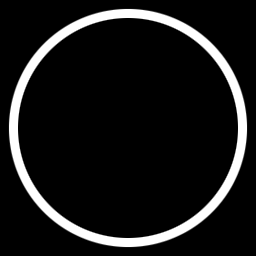
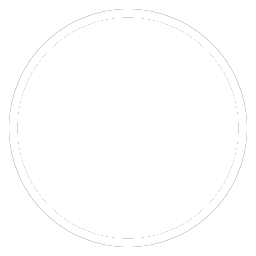
Revision of a layered 256×256 image; what changed, layer by layer:
added layer "Layer 2" above "Background" over [9, 9, 247, 247]
